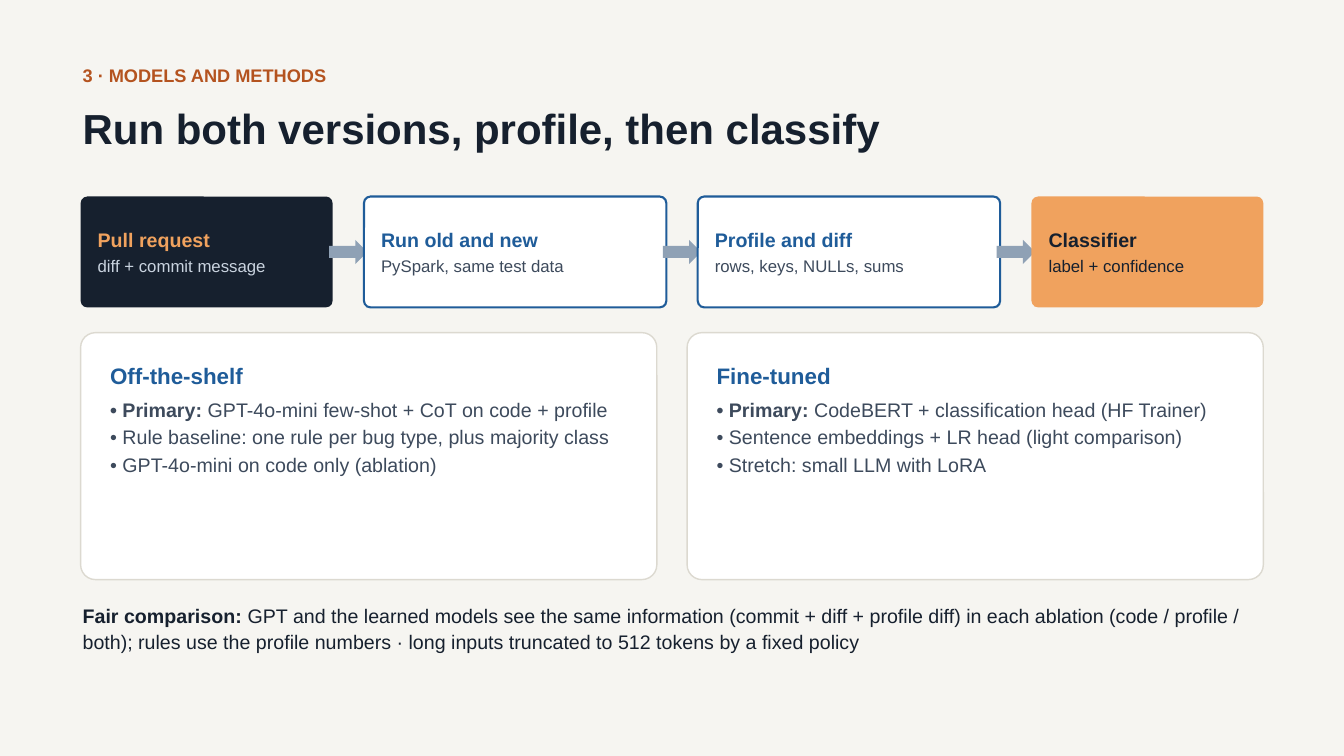
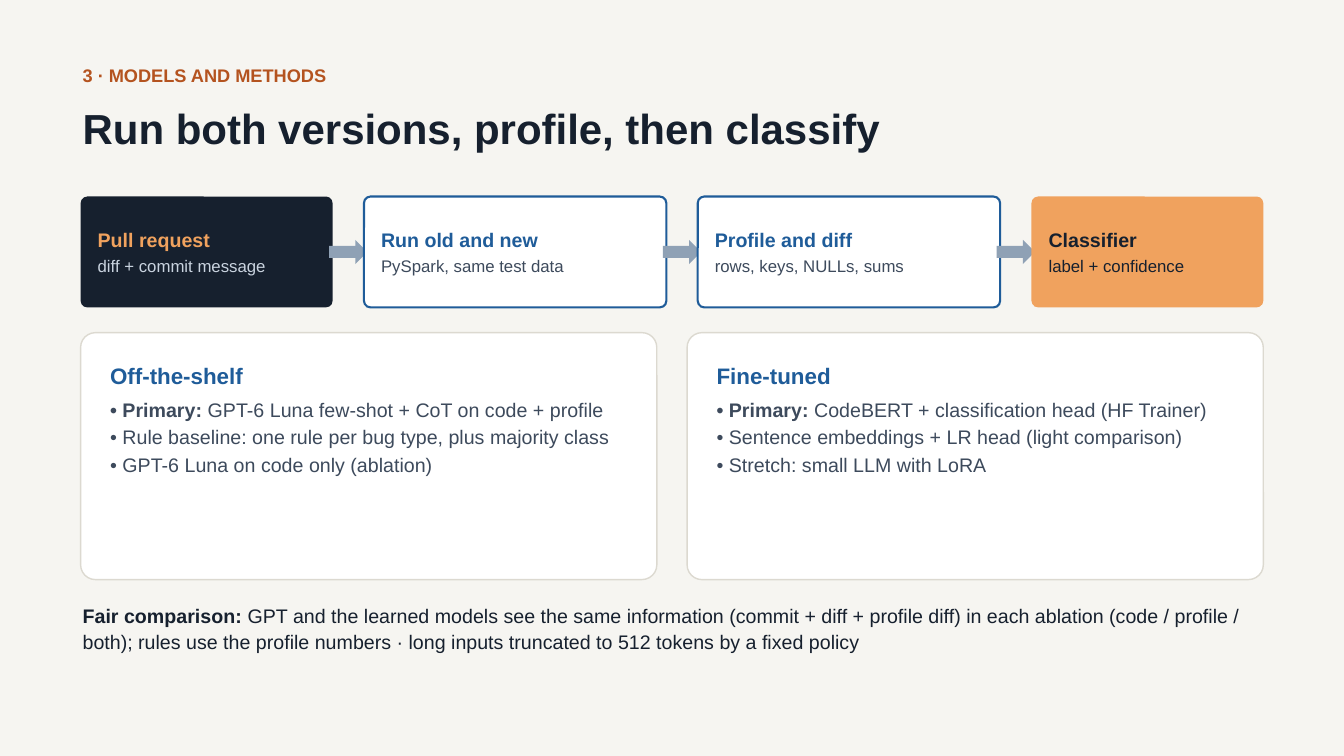
Before and after one commit to benshak/PipeGuard, a slide deck: slide 7 of Slides/01_Proposal_PipeGuard.pptx. Drawn at 1344x756 pixels with LibreOffice and Linux fonts; fonts in the diff are those of the drawing. Boxes give left, top, right and bottom in pixels: in the first picture for what was removed or moved away, otherwise in the second. Text is boxed around its words. In the diff, an @@ line names an element or a change of style, - is before the commit and + after.

```diff
--- a/Slides/01_Proposal_PipeGuard.pptx
+++ b/Slides/01_Proposal_PipeGuard.pptx
@@ text in rounded rectangle at box(122, 402, 603, 421): text changed @@
-• Primary: GPT-4o-mini few-shot + CoT on code + profile
+• Primary: GPT-6 Luna few-shot + CoT on code + profile
@@ text in rounded rectangle at box(122, 457, 432, 476): text changed @@
-• GPT-4o-mini on code only (ablation)
+• GPT-6 Luna on code only (ablation)
```
Also in this commit, not shown: 2 other slides changed, 1 other file.
